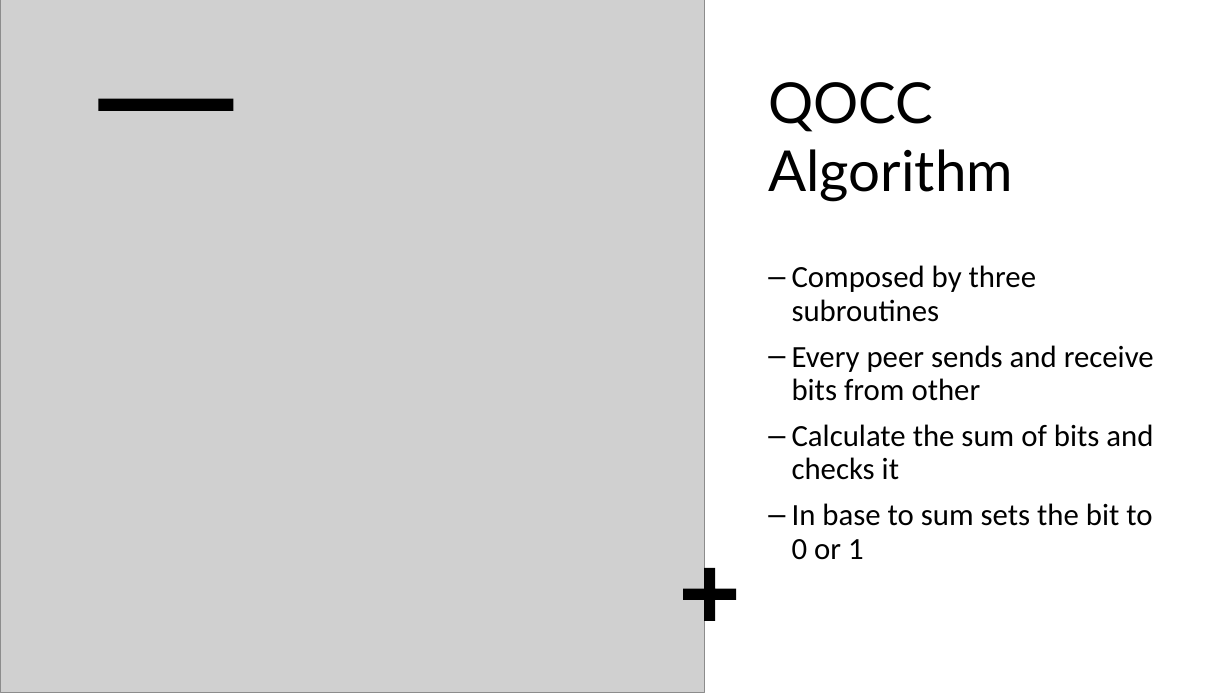
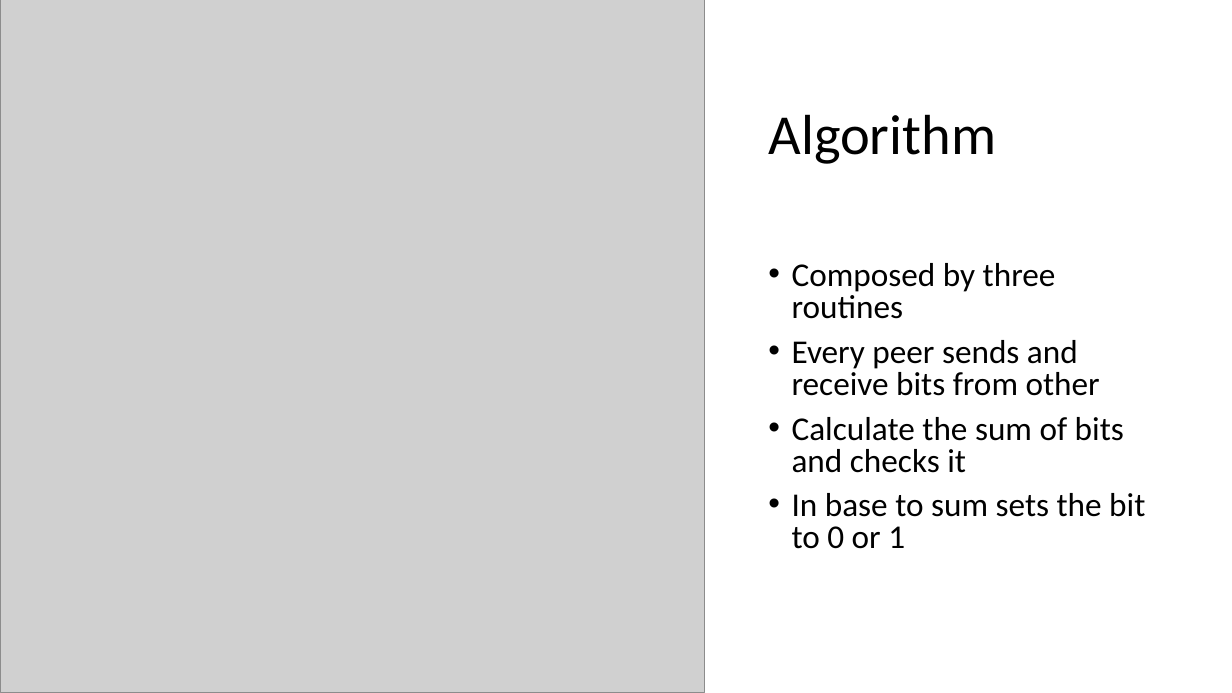
Before and after one commit to ado901/Quantum-Byzantine-Protocol, a slide deck: slide 5 of Fast Quantum Byzantine Agreement.pptx. Drawn at 1232x693 pixels with LibreOffice and Linux fonts; fonts in the diff are those of the drawing; grey boxes stand for pictures. Boxes give left, top, right and bottom in pixels: in the first picture for what was removed or moved away, otherwise in the second. Text is boxed around its words. In the diff, an @@ line names an element or a change of style, - is before the commit and + after.

```diff
--- a/Fast Quantum Byzantine Agreement.pptx
+++ b/Fast Quantum Byzantine Agreement.pptx
@@ rectangle removed at [0,0,1232,693] @@
@@ title "Algorithm" at [768,114,996,164]: vertical alignment top to middle @@
@@ rectangle removed at [98,99,233,111] @@
@@ rectangle removed at [623,111,1186,693] @@
@@ title at [768,114,996,164]: text changed; font Lato to Calibri @@
-QOCC Algorithm
+Algorithm
@@ text at [792,263,1056,319]: text changed; size 24 to 25.9 pt @@
-– Composed by three subroutines
+• Composed by three routines
@@ text at [792,340,1145,549]: size 24 to 25.9 pt in "Every peer sends and receive bits from ...", "Calculate the sum of bits and checks ...", "In base to sum sets the bit ..."; bullet – to •; line spacing 0.9 to 0.8 @@
@@ plus removed at [683,567,736,620] @@
```
Also in this commit, not shown: 8 other slides changed, 2 slides added, 1 other file.
